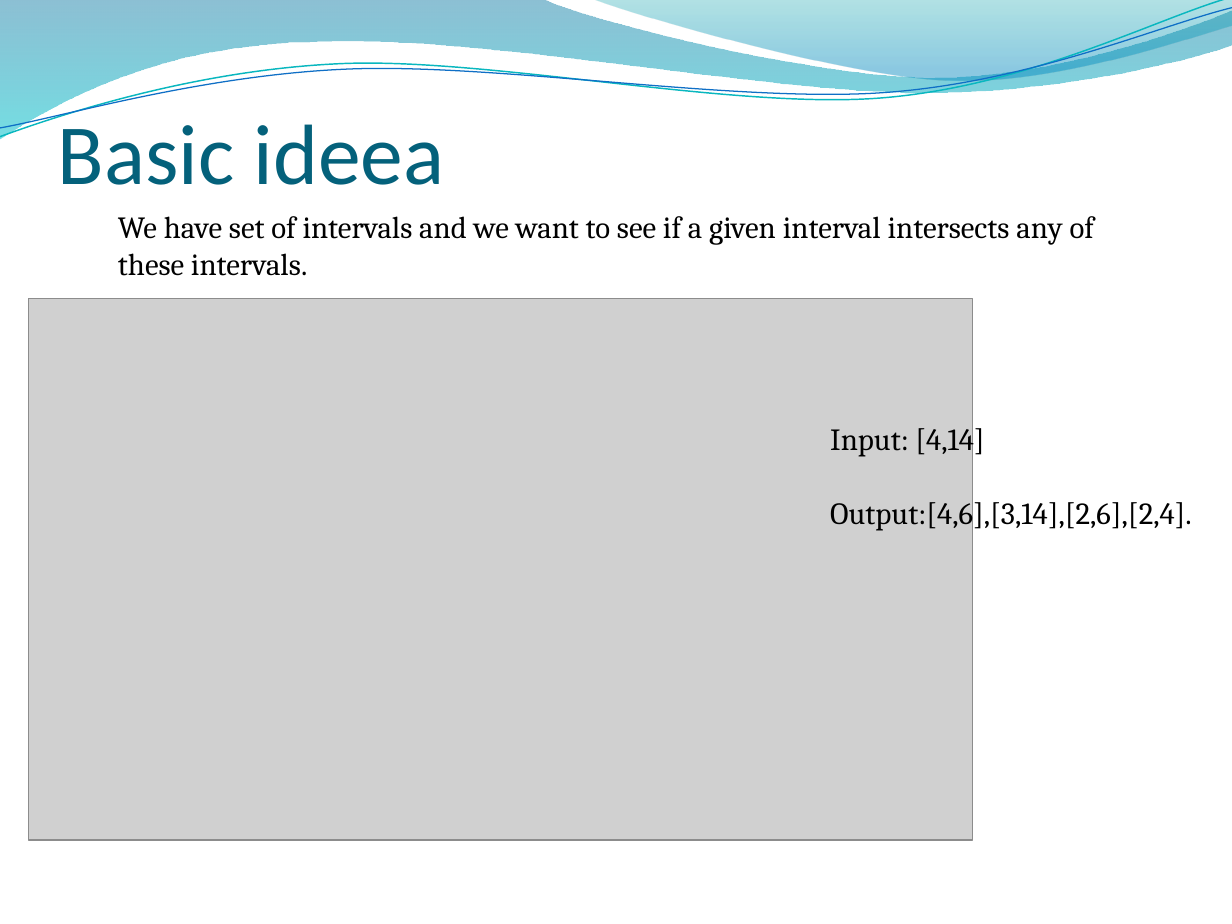
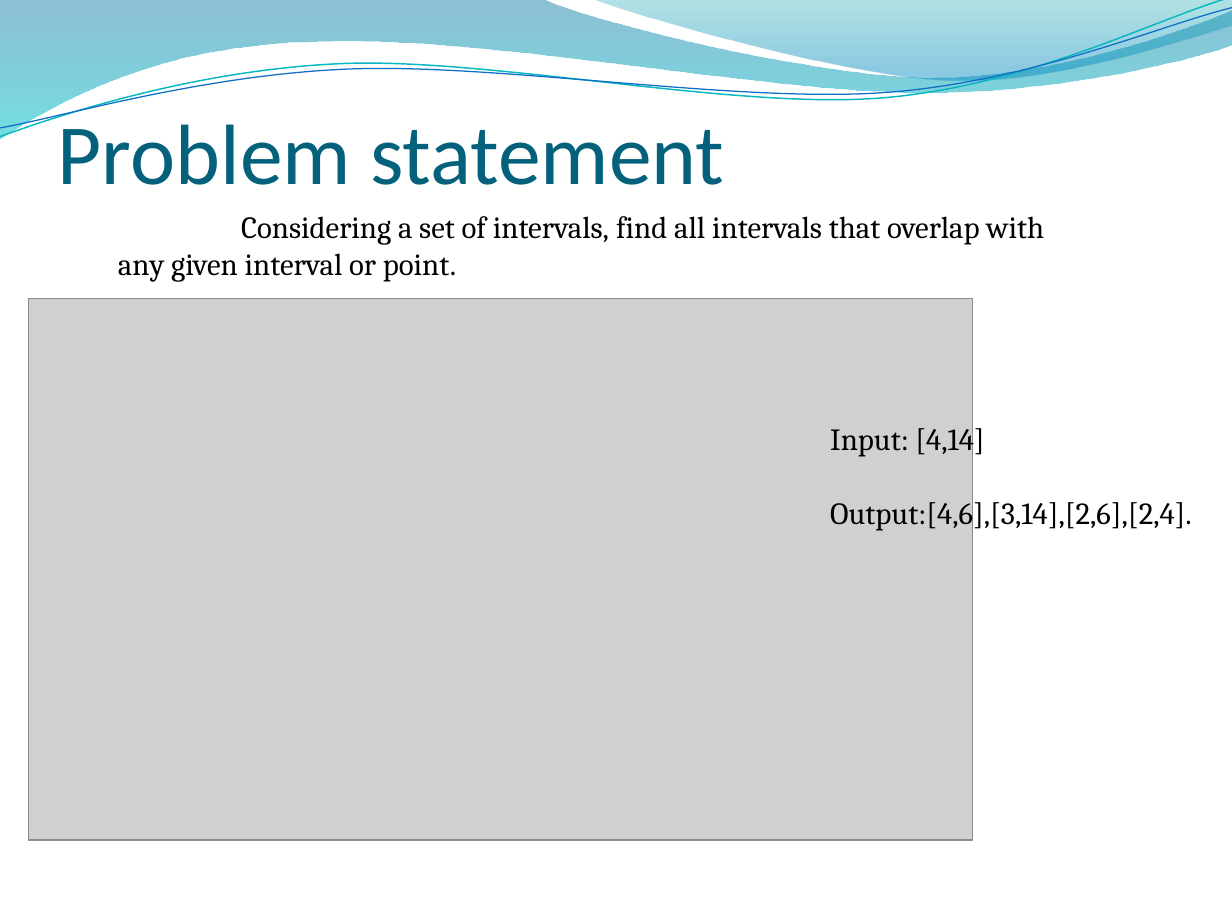
Before and after one commit to mihaescu/ADS, a slide deck: slide 2 of BST/Geometric Applications/Interval Search by Iordache Lucian/Presentation/Interval search tree.pptx. Drawn at 1232x924 pixels with LibreOffice and Linux fonts; fonts in the diff are those of the drawing; grey boxes stand for pictures; background and template pictures are left out. Boxes give left, top, right and bottom in pixels: in the first picture for what was removed or moved away, otherwise in the second. Text is boxed around its words. In the diff, an @@ line names an element or a change of style, - is before the commit and + after.

```diff
--- a/BST/Geometric Applications/Interval Search by Iordache Lucian/Presentation/Interval search tree.pptx
+++ b/BST/Geometric Applications/Interval Search by Iordache Lucian/Presentation/Interval search tree.pptx
@@ title at (58, 113, 724, 185): text changed @@
-Basic ideea
+Problem statement
@@ text at (118, 216, 1044, 282): text changed @@
-We have set of intervals and we want to see if a given interval intersects any of these intervals.
+Considering a set of intervals, find all intervals that overlap with any given interval or point.
```
Also in this commit, not shown: 4 other slides changed, 2 slides added, 1 slide removed, 1 other file.
